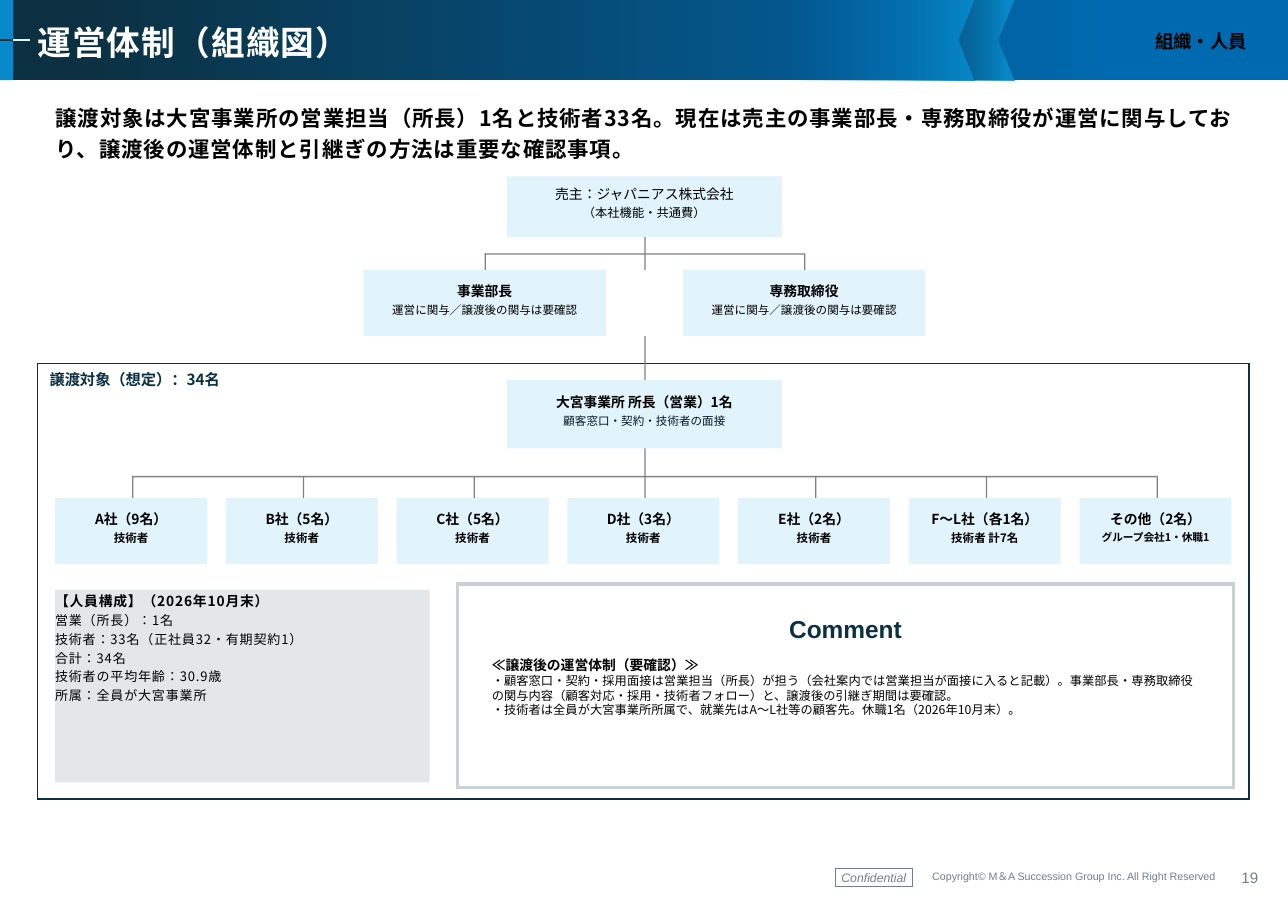
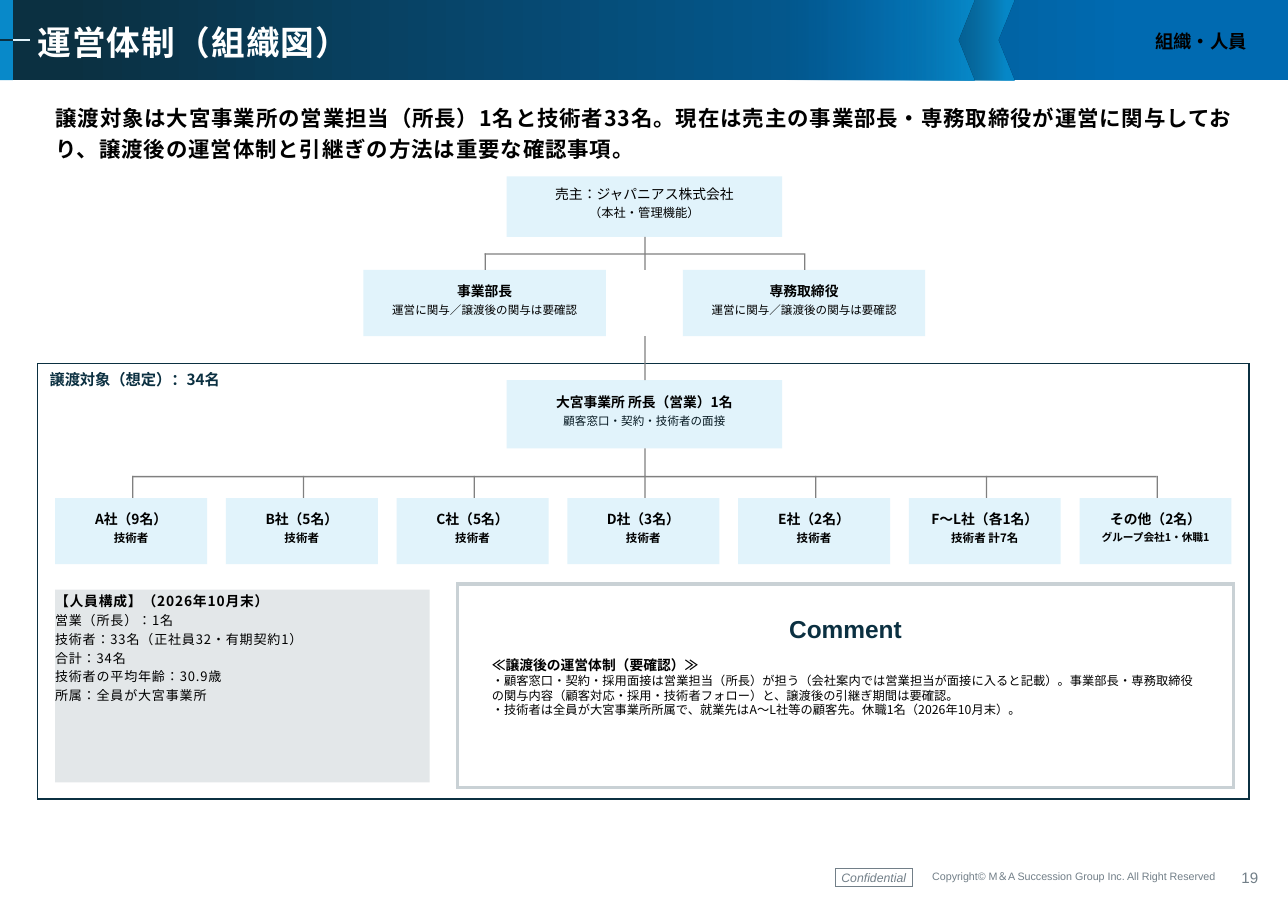
Before and after one commit to keisuketagaito/github-1st, a slide deck: slide 20 of ジャパニアス株式会社_化学バイオ事業/企業概要書_ジャパニアス化学バイオ事業_261125.pptx. Drawn at 1288x911 pixels with LibreOffice and Linux fonts; fonts in the diff are those of the drawing; background and template pictures are left out. Boxes give left, top, right and bottom in pixels: in the first picture for what was removed or moved away, otherwise in the second. Text is boxed around its words. In the diff, an @@ line names an element or a change of style, - is before the commit and + after.

```diff
--- a/ジャパニアス株式会社_化学バイオ事業/企業概要書_ジャパニアス化学バイオ事業_261125.pptx
+++ b/ジャパニアス株式会社_化学バイオ事業/企業概要書_ジャパニアス化学バイオ事業_261125.pptx
@@ text in rectangle at <box>589,206,700,218</box>: text changed @@
-（本社機能・共通費）
+（本社・管理機能）
```
Also in this commit, not shown: 9 other slides changed, 5 other files.
